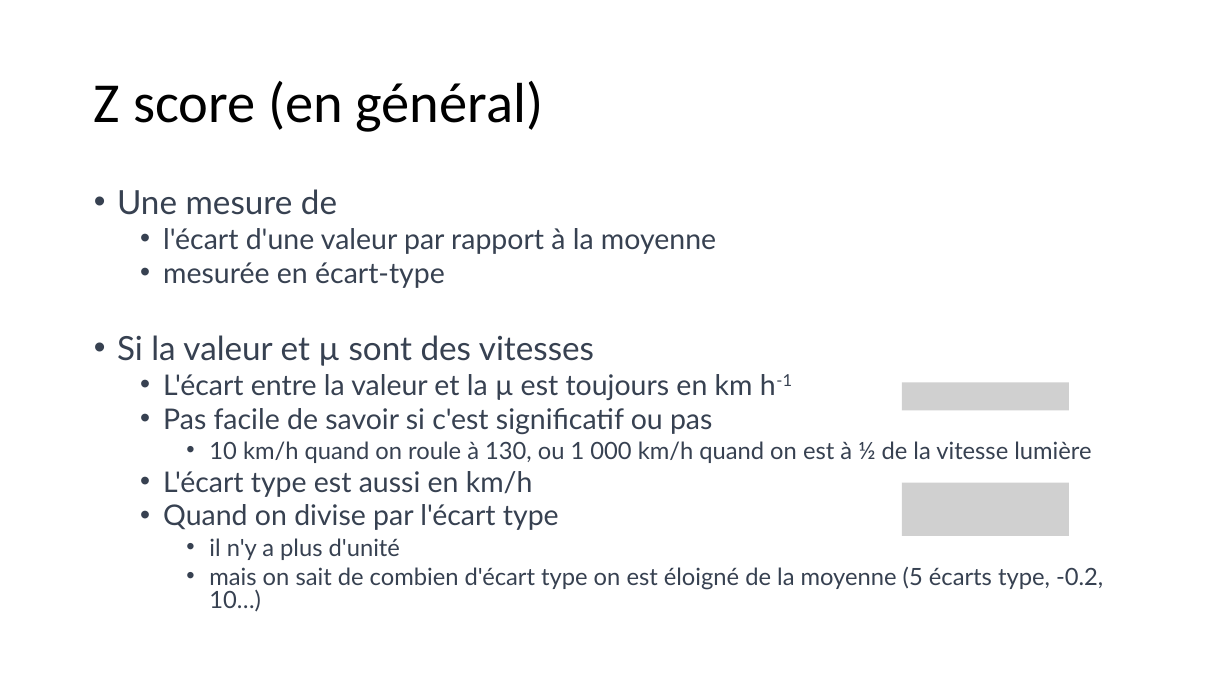
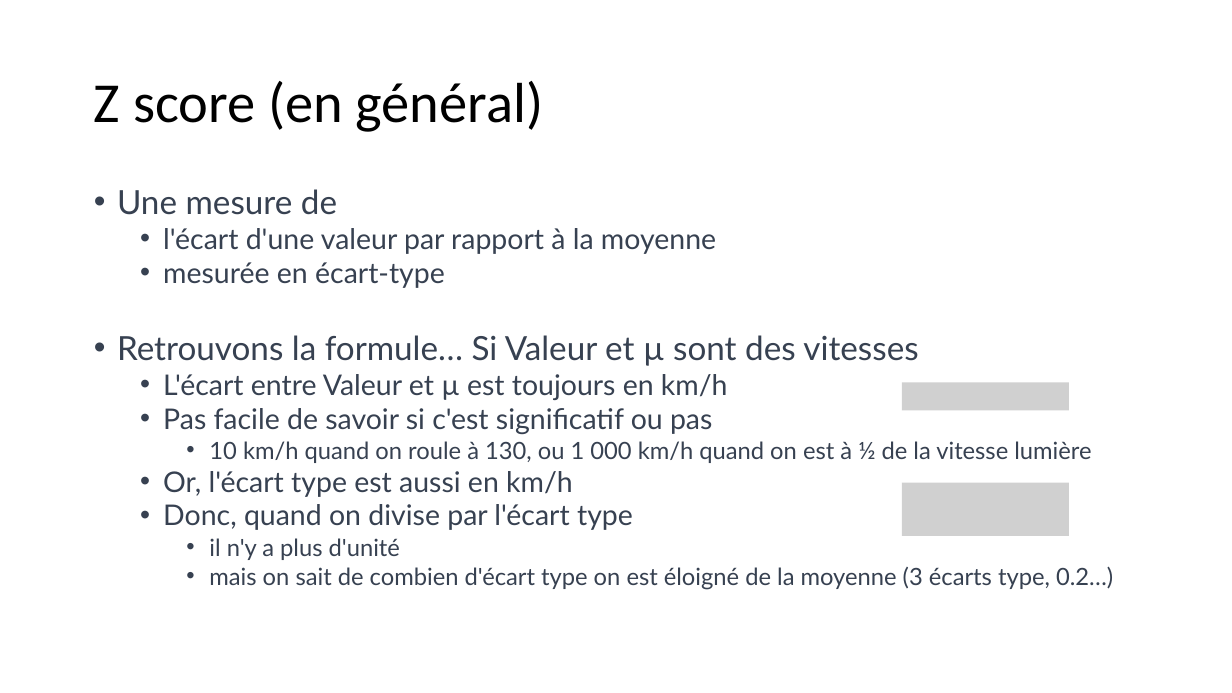
Before and after one commit to 40tude/Data_Essentials_Stage_Oct_2023, a slide deck: slide 32 of 00_notes_de_stage.pptx. Drawn at 1232x693 pixels with LibreOffice and Linux fonts; fonts in the diff are those of the drawing; grey boxes stand for pictures. Boxes give left, top, right and bottom in pixels: in the first picture for what was removed or moved away, otherwise in the second. Text is boxed around its words. In the diff, an @@ line names an element or a change of style, - is before the commit and + after.

```diff
--- a/00_notes_de_stage.pptx
+++ b/00_notes_de_stage.pptx
@@ text at (117,335,918,400): text changed; size 22.2 to 25.9 pt @@
-• Si la valeur et µ sont des vitesses
-  • L'écart entre la valeur et la µ est toujours en km h-1
+• Retrouvons la formule… Si Valeur et µ sont des vitesses
+  • L'écart entre Valeur et µ est toujours en km/h
@@ text at (163,471,633,530): text changed @@
-  • L'écart type est aussi en km/h
-  • Quand on divise par l'écart type
+  • Or, l'écart type est aussi en km/h
+  • Donc, quand on divise par l'écart type
@@ text at (209,567,1113,590): text changed @@
-    • mais on sait de combien d'écart type on est éloigné de la moyenne (5 écarts type, -0.2, 10…)
+    • mais on sait de combien d'écart type on est éloigné de la moyenne (3 écarts type, 0.2…)
```
Also in this commit, not shown: 15 other slides changed, 6 slides added, 7 other files.
